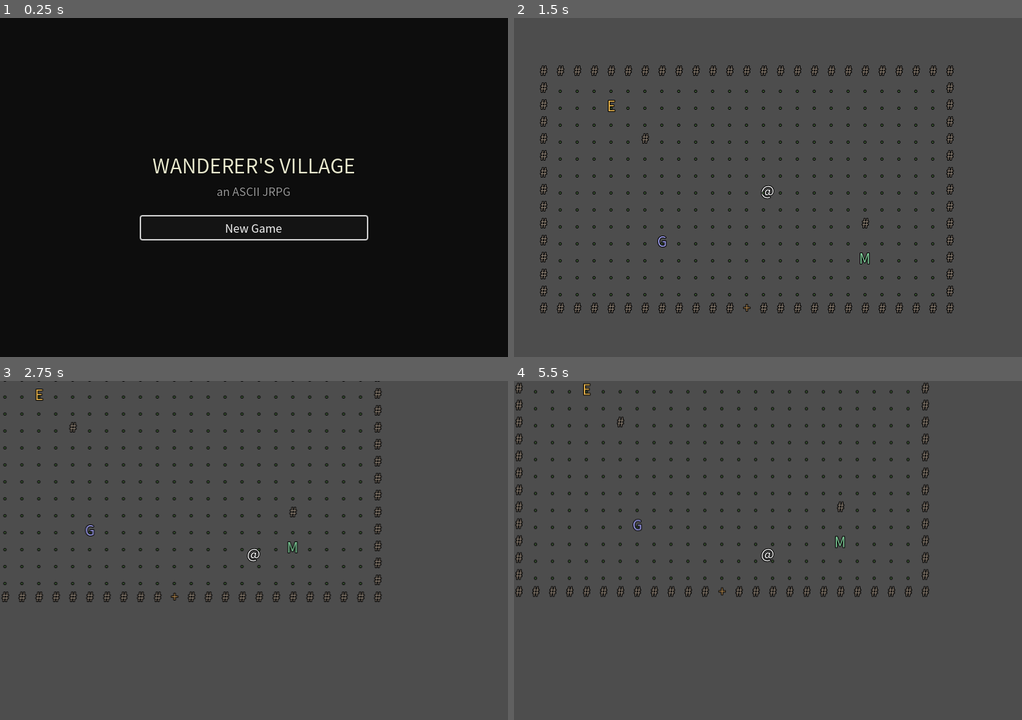
Above: before the commit, frames 1-4 (two rows, left to right).
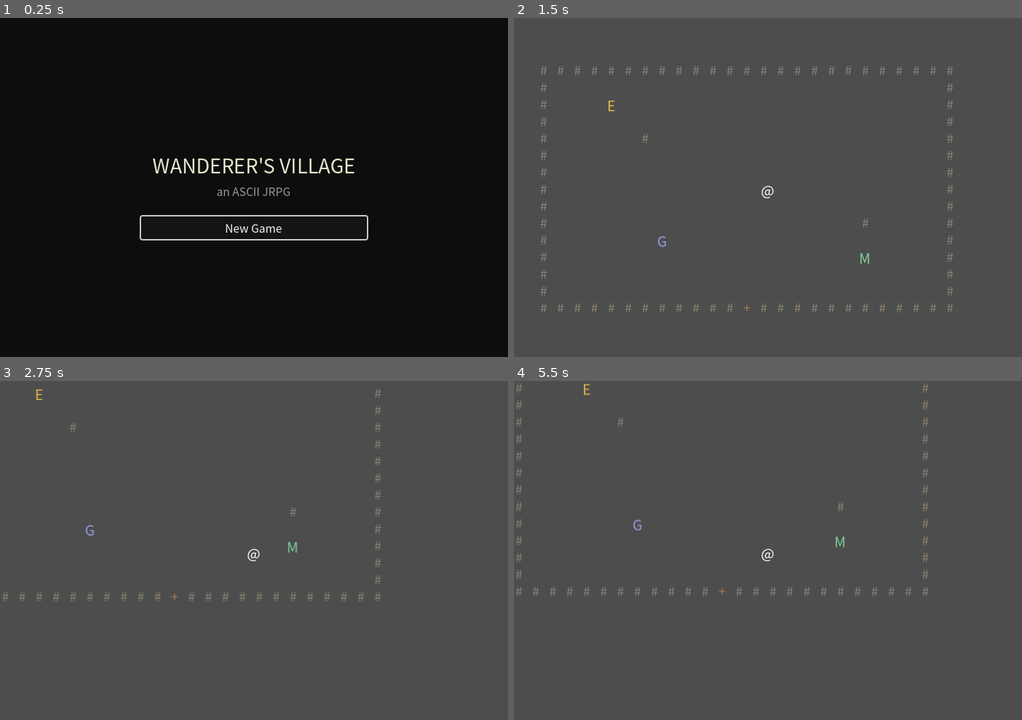
Above: after the commit, the same moments.

Repository: jchans/agent-blank
Game: Godot game, scene res://scenes/TitleScreen.tscn
The game is run twice, just before and just after one commit, with the same random seed, the same clock (stepped at 60 frames per second) and the same inputs.
Inputs:
- Up to frame 1 (0.25 s): no input
- Up to frame 2 (1.5 s): click "New Game" at 0.5 s; tap Enter (ui_accept) at 1.25 s; hold Right from 1.28 s (still down); tap Z at 1.35 s
- Up to frame 3 (2.75 s): tap Enter (ui_accept) at 1.52, 2.27 s; release Right at 2.03 s; hold Down from 2.03 s (still down); tap X at 2.1 s
- Up to frame 4 (5.5 s): release Down at 2.78 s; hold Right 2.78-3.53 s; tap H at 2.85, 5.1 s; tap Enter (ui_accept) at 3.5, 3.77, 4.25, 4.52, 5, 5.27 s; hold Up 3.53-4.28 s; tap Z at 3.6 s; hold Left from 4.28 s (still down); tap X at 4.35 s

The runs differ from the first frame. In frame 2, 3.4% of the frame differs, in the area x 5-87%, y 13-88%; in frame 3, 2.6%; in frame 4, 3.0%.

Commit message:
Revert the no-background experiment; move dialogue box to the top
User confirmed the text-only build showed zero improvement on real
Windows hardware, so the StyleBoxEmpty/font-outline change bought no
signal and isn't worth the added complexity - reverted theme/ui_theme.tres
back to the StyleBoxFlat panel background.

Per the user's suggestion, try a different variable instead: move
DialogueBox from bottom-anchored (anchor_top/bottom=1) to top-anchored
(anchor_top/bottom=0), same size and margins, just the opposite edge.
Untested theory, but genuinely different from anything tried so far -
worth ruling in/out before guessing again.

Co-Authored-By: Claude Sonnet 5 <noreply@anthropic.com>
Claude-Session: https://claude.ai/code/session_01B8mavScj3YuN7uiXtDRfcj

Diff:
--- a/scenes/DialogueBox.tscn
+++ b/scenes/DialogueBox.tscn
@@ -4,13 +4,13 @@
 
 [node name="DialogueBox" type="Control"]
 anchor_left = 0.0
-anchor_top = 1.0
+anchor_top = 0.0
 anchor_right = 1.0
-anchor_bottom = 1.0
+anchor_bottom = 0.0
 offset_left = 20.0
-offset_top = -230.0
+offset_top = 20.0
 offset_right = -20.0
-offset_bottom = -50.0
+offset_bottom = 200.0
 script = ExtResource("1")
 
 [node name="Panel" type="Panel" parent="."]
--- a/theme/ui_theme.tres
+++ b/theme/ui_theme.tres
@@ -1,10 +1,12 @@
 [gd_resource type="Theme" load_steps=2 format=3]
 
-[sub_resource type="StyleBoxEmpty" id="StyleBoxEmpty_panel"]
+[sub_resource type="StyleBoxFlat" id="StyleBoxFlat_panel"]
+bg_color = Color(0.1, 0.1, 0.1, 0.6)
+corner_radius_top_left = 0
+corner_radius_top_right = 0
+corner_radius_bottom_right = 0
+corner_radius_bottom_left = 0
+anti_aliasing = false
 
 [resource]
-Panel/styles/panel = SubResource("StyleBoxEmpty_panel")
-Label/colors/font_outline_color = Color(0, 0, 0, 1)
-Label/constants/outline_size = 4
-RichTextLabel/colors/font_outline_color = Color(0, 0, 0, 1)
-RichTextLabel/constants/outline_size = 4
+Panel/styles/panel = SubResource("StyleBoxFlat_panel")
Not shown, changed: PROGRESS.md
